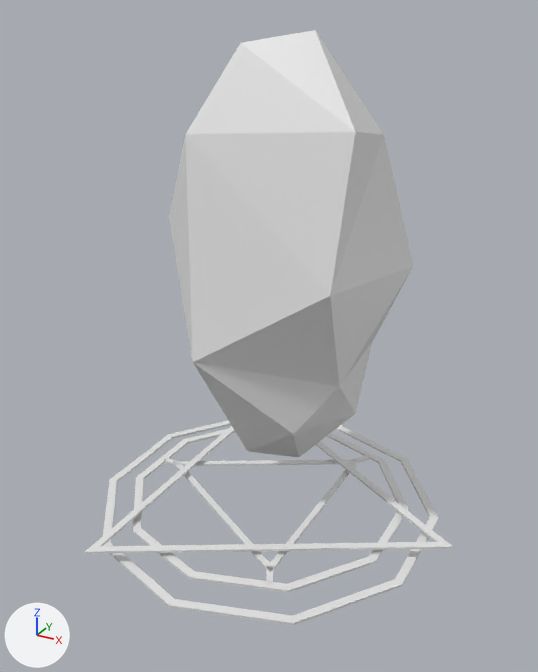
One commit to the Blender file Assets/Models/Iteration - Levels/Iteration 3/Bridge Stone Key.blend: the scene before it, then after it.
The view is the same before and after, from a camera (50 mm lens) standing at (2.85, -5.24, 4.36) and looking at (0.06, -0.18, 1.83). Lighting does not change. The marker at lower left points along +X, +Y and +Z. The picture after the commit comes second.

The first picture shows 'Alchemy Circle', 'Rock'.
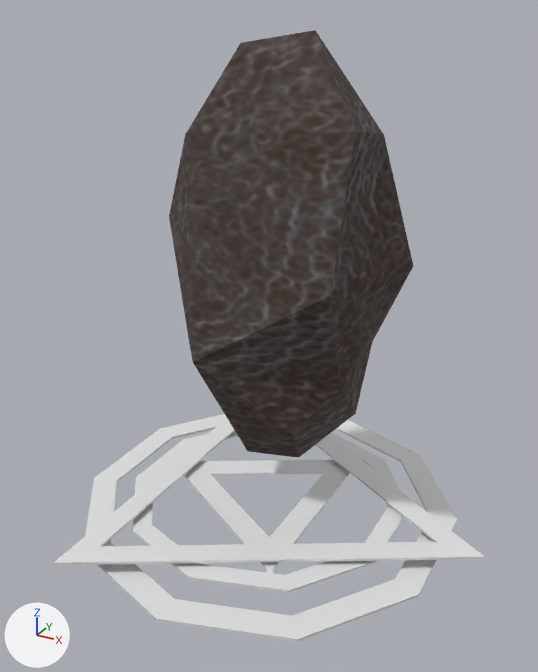
Where the change shows, as pixel boxes [x1, y1, x2, y2] in the pictures (538 x 672 px):
'Rock', recoloured (white to grey): [169, 30, 413, 458] in both
'Alchemy Circle', reshaped (17% wider, 11% taller): before [85, 420, 453, 625]; after [53, 414, 485, 642]

Diff of the bpy script that builds the scene:
```diff
--- a/Assets/Models/Iteration - Levels/Iteration 3/Bridge Stone Key.blend.py
+++ b/Assets/Models/Iteration - Levels/Iteration 3/Bridge Stone Key.blend.py
@@ img_leather_png @@
+img_leather_png = load_image('leather.png', '../../../Textures/leather.png', 1024, 1024, 'sRGB')
@@ mat_material @@
+mat_material = principled_material('Material')
+mat_material.texture = img_leather_png
+mat_material.roughness = 1.0
@@ me_circle @@
 me_circle.from_pydata(...)  # 22 vertices, 40 faces; spans x -0.74..0.73, y -0.63..0.73, z -0.93..3.61
+me_circle.materials.append(mat_material)  # picture img_leather_png
@@ me_circle_003 @@
 # used by ob_alchemy_circle; location = (-0.05, 0.0, 0.15); rotation_euler = (-6.283, 0.0, -1.047), in degrees (-360, 0, -60); scale = (2.04, 2.04, 2.04)
-me_circle_003.from_pydata(...)  # 128 vertices, 122 faces; spans x -0.89..0.79, y -0.78..0.78, z -0.07..0.01
+me_circle_003.from_pydata(...)  # 128 vertices, 122 faces; spans x -1.02..0.87, y -0.88..0.88, z -0.07..0.01
+# me_circle_003 part 1: 52 of 128 vertices moved; they spanned x -0.89..0.79, y -0.78..0.78, z -0.07..0.01 and now span x -1.02..0.87, y -0.88..0.88, z -0.07..0.01; mean shift (0.0, 0.0, 0.0); largest move (0.49, 0.0, -0.03) -> (0.32, 0.0, -0.03)
```
